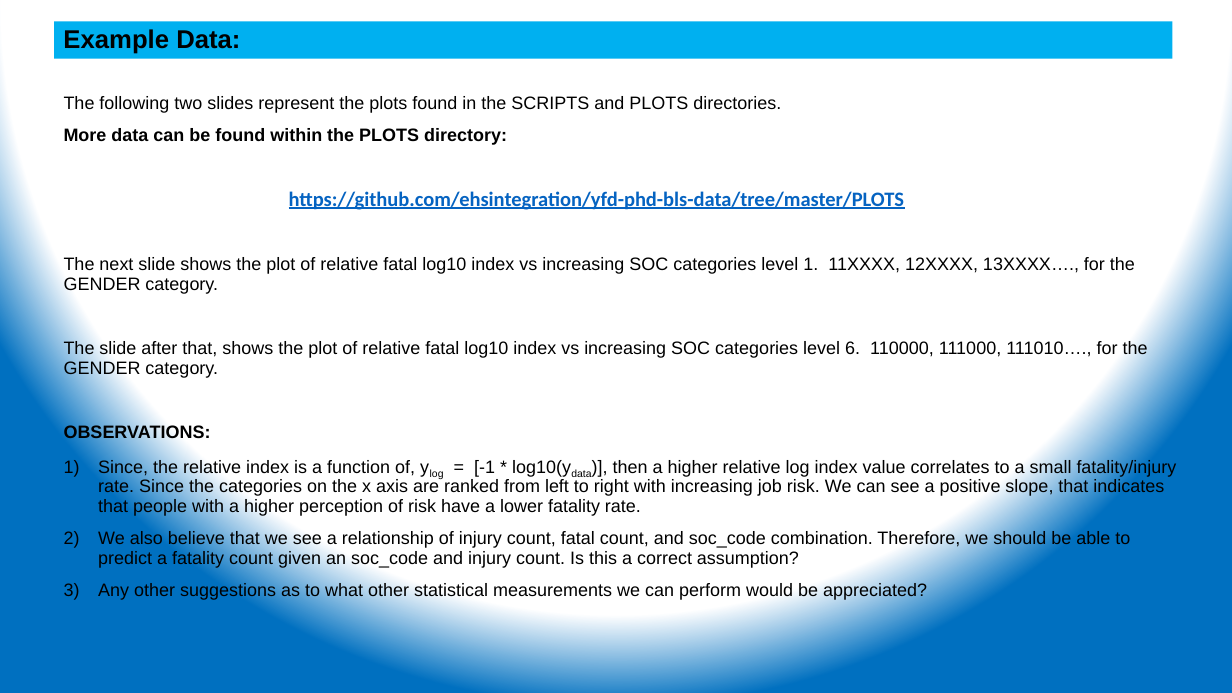
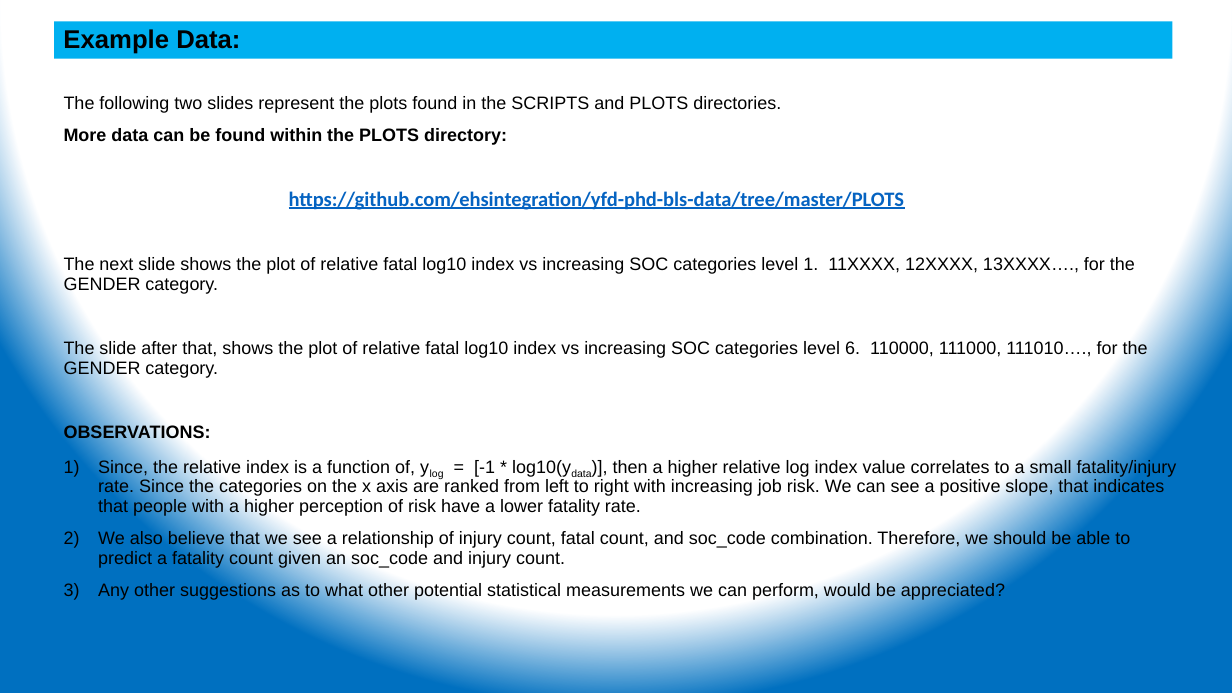
Before and after one commit to ehsintegration/yfd-phd-bls-data, a slide deck: slide 11 of D2-documentation/Data Analysis.pptx (slide 7 before the commit). Drawn at 1232x693 pixels with LibreOffice and Linux fonts; fonts in the diff are those of the drawing. Boxes give left, top, right and bottom in pixels: in the first picture for what was removed or moved away, otherwise in the second. Text is boxed around its words. In the diff, an @@ line names an element or a change of style, - is before the commit and + after.

```diff
--- a/D2-documentation/Data Analysis.pptx
+++ b/D2-documentation/Data Analysis.pptx
@@ text at bbox=[98, 530, 1130, 600]: text changed @@
-2) We also believe that we see a relationship of injury count, fatal count, and soc_code combination. Therefore, we should be able to predict a fatality count given an soc_code and injury count. Is this a correct assumption?
-3) Any other suggestions as to what other statistical measurements we can perform would be appreciated?
+2) We also believe that we see a relationship of injury count, fatal count, and soc_code combination. Therefore, we should be able to predict a fatality count given an soc_code and injury count.
+3) Any other suggestions as to what other potential statistical measurements we can perform, would be appreciated?
```
Also in this commit, not shown: 3 other slides changed, 7 slides added, 3 other files.
